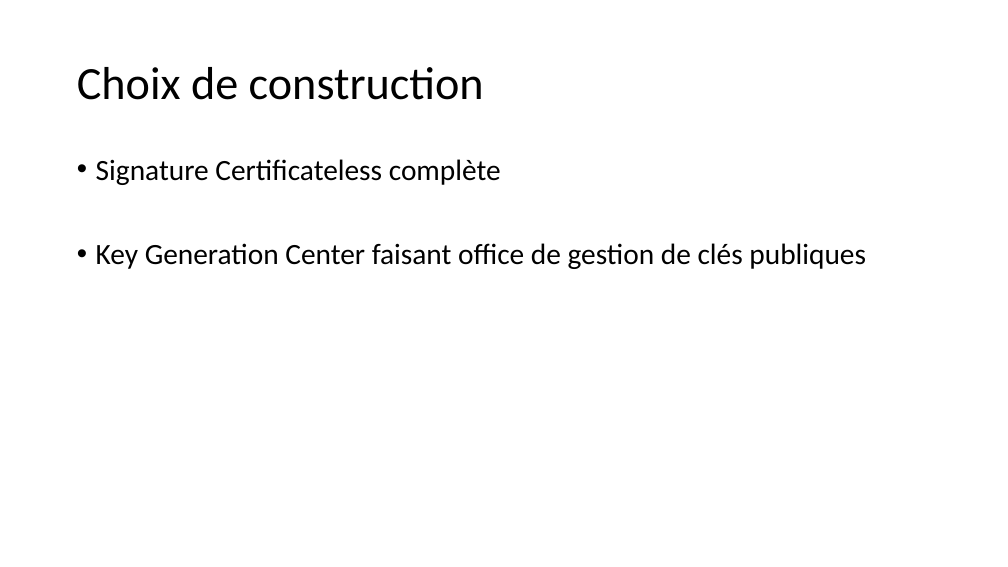
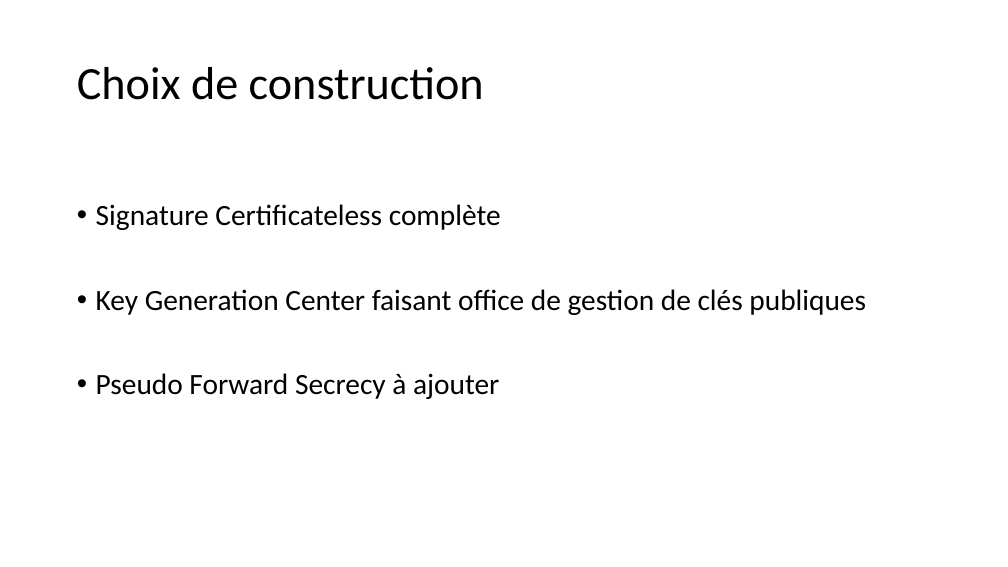
Before and after one commit to mbonjour/TB_Bonjour, a slide deck: slide 13 of Presentation/Presentation_TB_Mickael_Bonjour.pptx. Drawn at 1008x567 pixels with LibreOffice and Linux fonts; fonts in the diff are those of the drawing; background and template pictures are left out. Boxes give left, top, right and bottom in pixels: in the first picture for what was removed or moved away, otherwise in the second. Text is boxed around its words. In the diff, an @@ line names an element or a change of style, - is before the commit and + after.

```diff
--- a/Presentation/Presentation_TB_Mickael_Bonjour.pptx
+++ b/Presentation/Presentation_TB_Mickael_Bonjour.pptx
@@ text "Signature Certificateless complète" moved from (x1=96, y1=159, x2=866, y2=269) to (x1=96, y1=204, x2=866, y2=399) @@
@@ text at (x1=96, y1=373, x2=499, y2=399): paragraph added @@
+• Pseudo Forward Secrecy à ajouter
```
Also in this commit, not shown: 16 other slides changed, 5 slides added, 1 slide removed.
